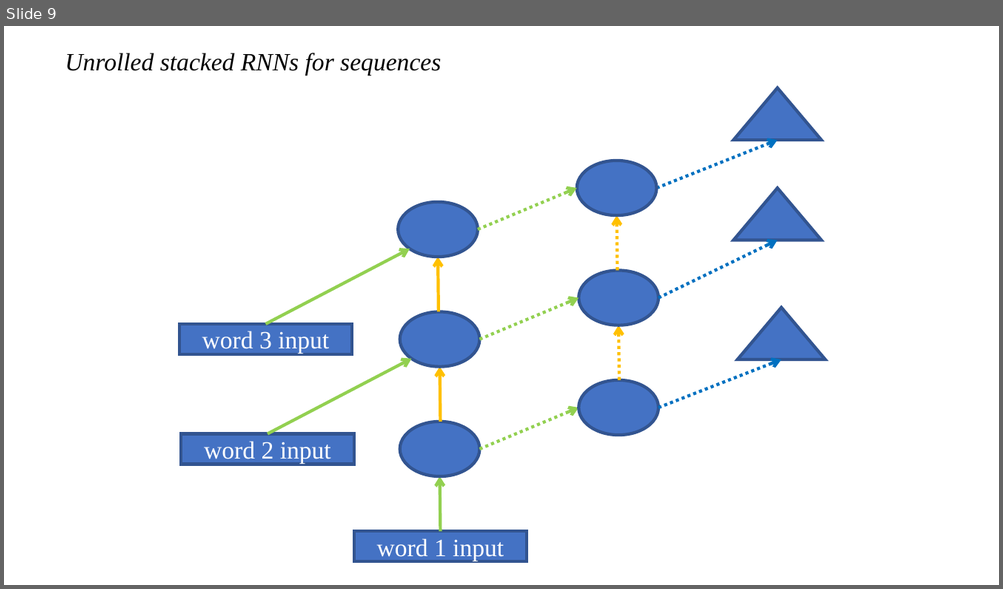
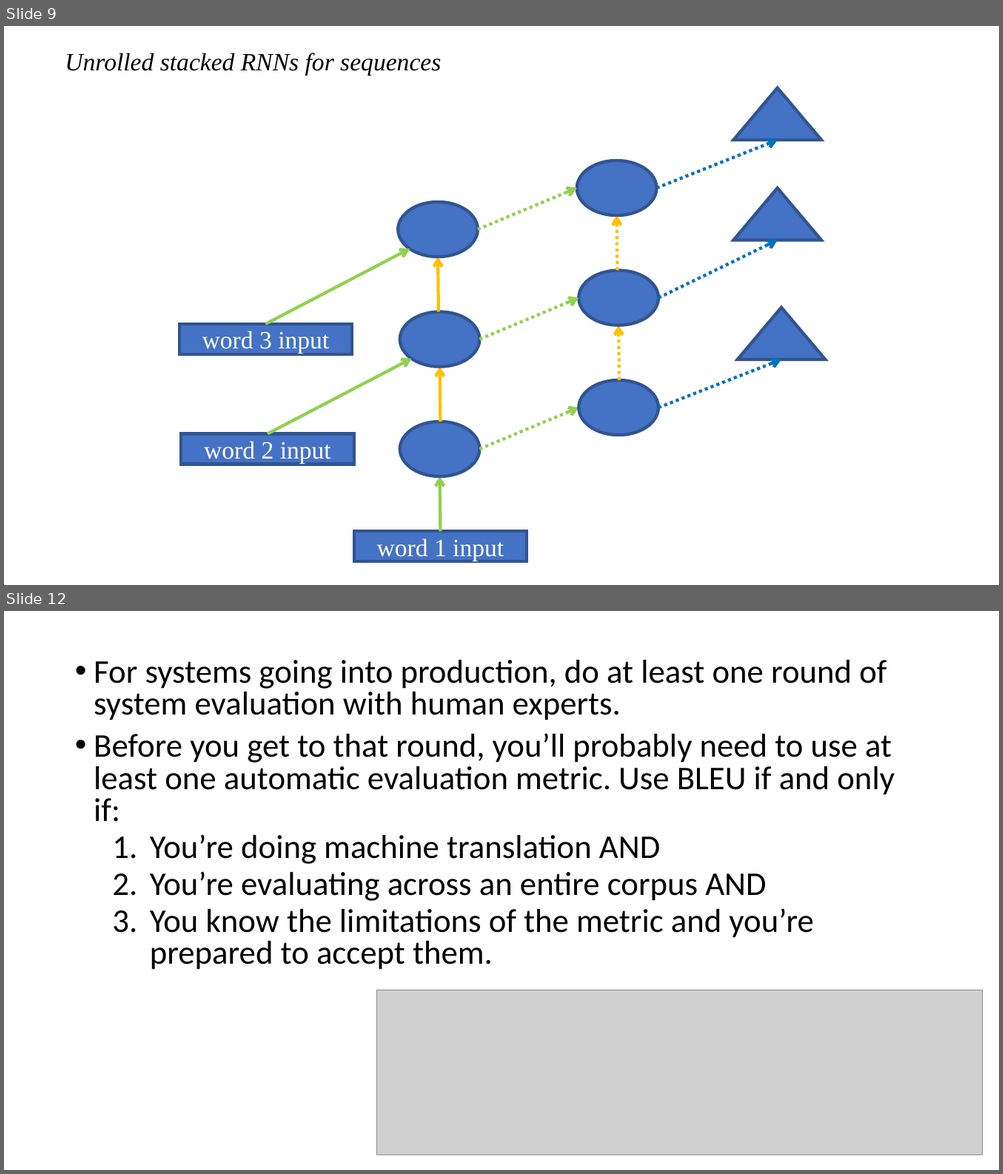
Before and after one commit to tramslegend/course-nlp, a slide deck: RNNs.pptx. Shown one above the other, each under a label of ours: slide 9 before the commit, slides 9 and 12 after it; the slides between them are not shown. The pictures are 1003x589 and 1003x1174 pixels, drawn with LibreOffice and Linux fonts; fonts in the diff are those of the drawing; grey boxes stand for pictures. Boxes give left, top, right and bottom in pixels: in the first picture for what was removed or moved away, otherwise in the second. Text is boxed around its words. In the diff, an @@ line names an element or a change of style, - is before the commit and + after.

```diff
--- a/RNNs.pptx
+++ b/RNNs.pptx
@@ slide 12 added at (4,611,999,1170), background #FFFFFF @@
@@ text added at (94,660,894,970), 32 pt, text #000000 @@
+• For systems going into production, do at least one round of system evaluation with human experts.
+• Before you get to that round, you’ll probably need to use at least one automatic evaluation metric. Use BLEU if and only if:
+  1. You’re doing machine translation AND
+  2. You’re evaluating across an entire corpus AND
+  3. You know the limitations of the metric and you’re prepared to accept them.
@@ picture added at (376,990,982,1155) @@
```
Also in this commit, not shown: 7 other slides added, 3 other files.
